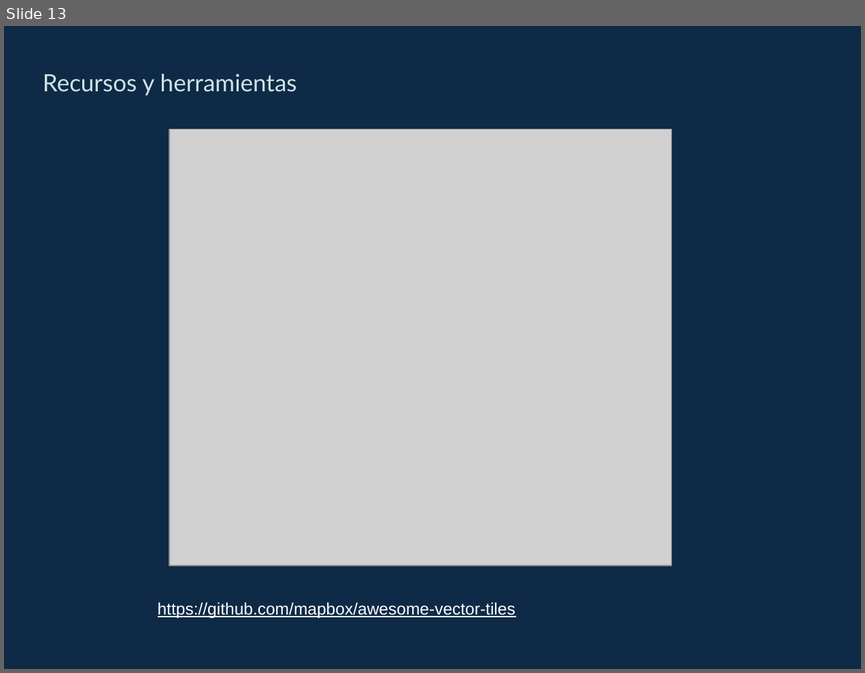
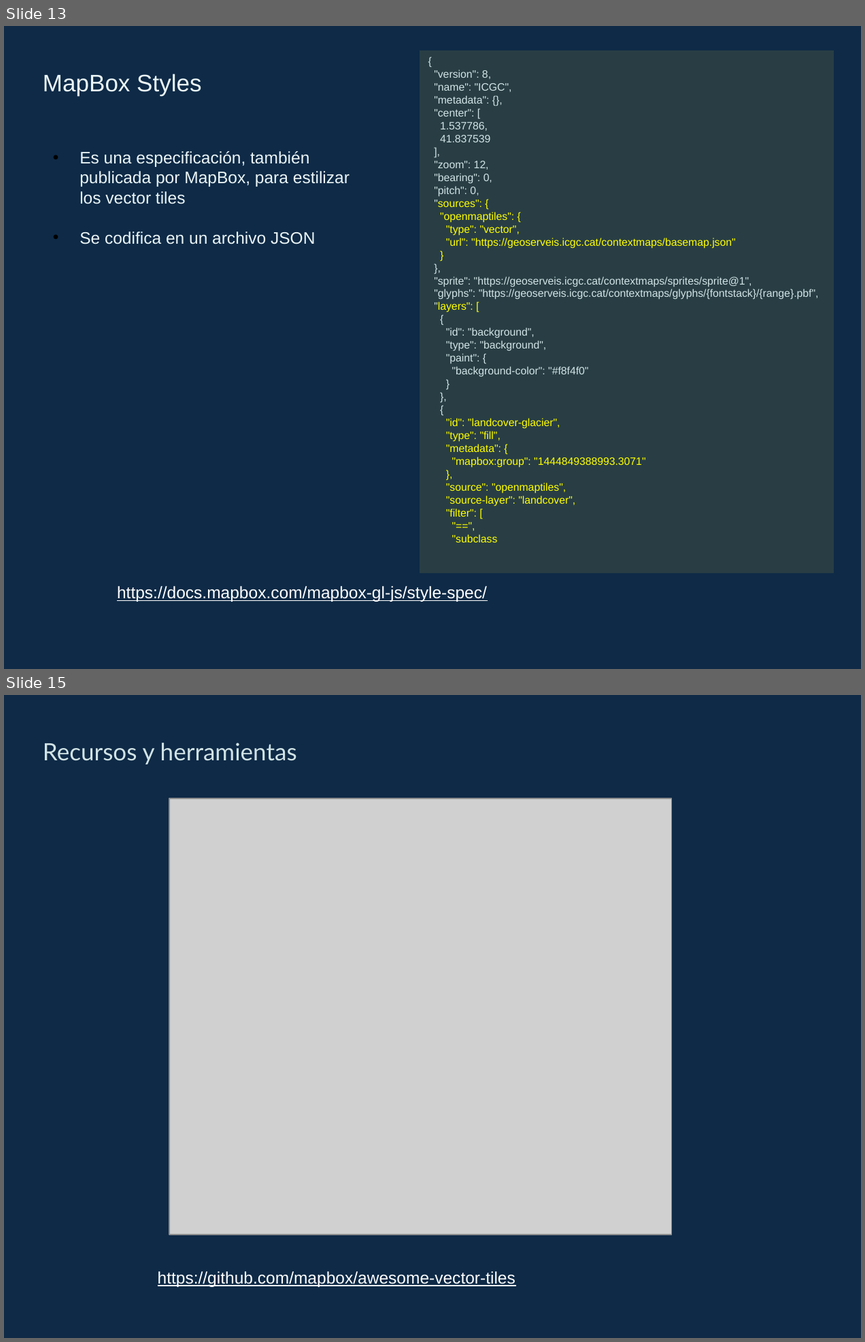
Before and after one commit to gis-master-m2/m2-geoweb, a slide deck: docs/presentacion/vector-tiles.pptx. Shown one above the other, each under a label of ours: slide 13 before the commit, slides 13 and 15 after it; the slides between them are not shown. The pictures are 865x673 and 865x1342 pixels, drawn with LibreOffice and Linux fonts; fonts in the diff are those of the drawing; grey boxes stand for pictures. Boxes give left, top, right and bottom in pixels: in the first picture for what was removed or moved away, otherwise in the second. Text is boxed around its words. In the diff, an @@ line names an element or a change of style, - is before the commit and + after.

```diff
--- a/docs/presentacion/vector-tiles.pptx
+++ b/docs/presentacion/vector-tiles.pptx
@@ slide 13 added at (4,26,861,669), background #0E2A47 @@
@@ rectangle added at (419,51,834,573), fill #283E44, 9 pt, text #D1E3E5 @@
+{
+"version": 8,
+"name": "ICGC",
+"metadata": {},
+"center": [
+1.537786,
+41.837539
+],
+"zoom": 12,
+"bearing": 0,
+"pitch": 0,
+"sources": {
+"openmaptiles": {
+"type": "vector",
+"url": "https://geoserveis.icgc.cat/contextmaps/basemap.json"
+}
+},
+"sprite": "https://geoserveis.icgc.cat/contextmaps/sprites/sprite@1",
+"glyphs": "https://geoserveis.icgc.cat/contextmaps/glyphs/{fontstack}/{range}.pbf",
+"layers": [
+{
+"id": "background",
+"type": "background",
+"paint": {
+"background-color": "#f8f4f0"
+}
+},
+{
+"id": "landcover-glacier",
+"type": "fill",
+"metadata": {
+"mapbox:group": "1444849388993.3071"
+},
+"source": "openmaptiles",
+"source-layer": "landcover",
+"filter": [
+"==",
+"subclass
@@ text added at (43,74,201,96), 20 pt, text #EBF5F6 @@
+MapBox Styles
@@ text added at (79,151,349,244), 14 pt, text #EBF5F6 @@
+• Es una especificación, también publicada por MapBox, para estilizar los vector tiles
+• Se codifica en un archivo JSON
@@ text added at (117,586,487,601), 14 pt, text #FFFFFF, underline @@
+https://docs.mapbox.com/mapbox-gl-js/style-spec/
@@ what was slide 13 is now slide 15 @@
```
Also in this commit, not shown: 9 slides changed, 2 other slides added, 1 slide removed, 20 other files.
